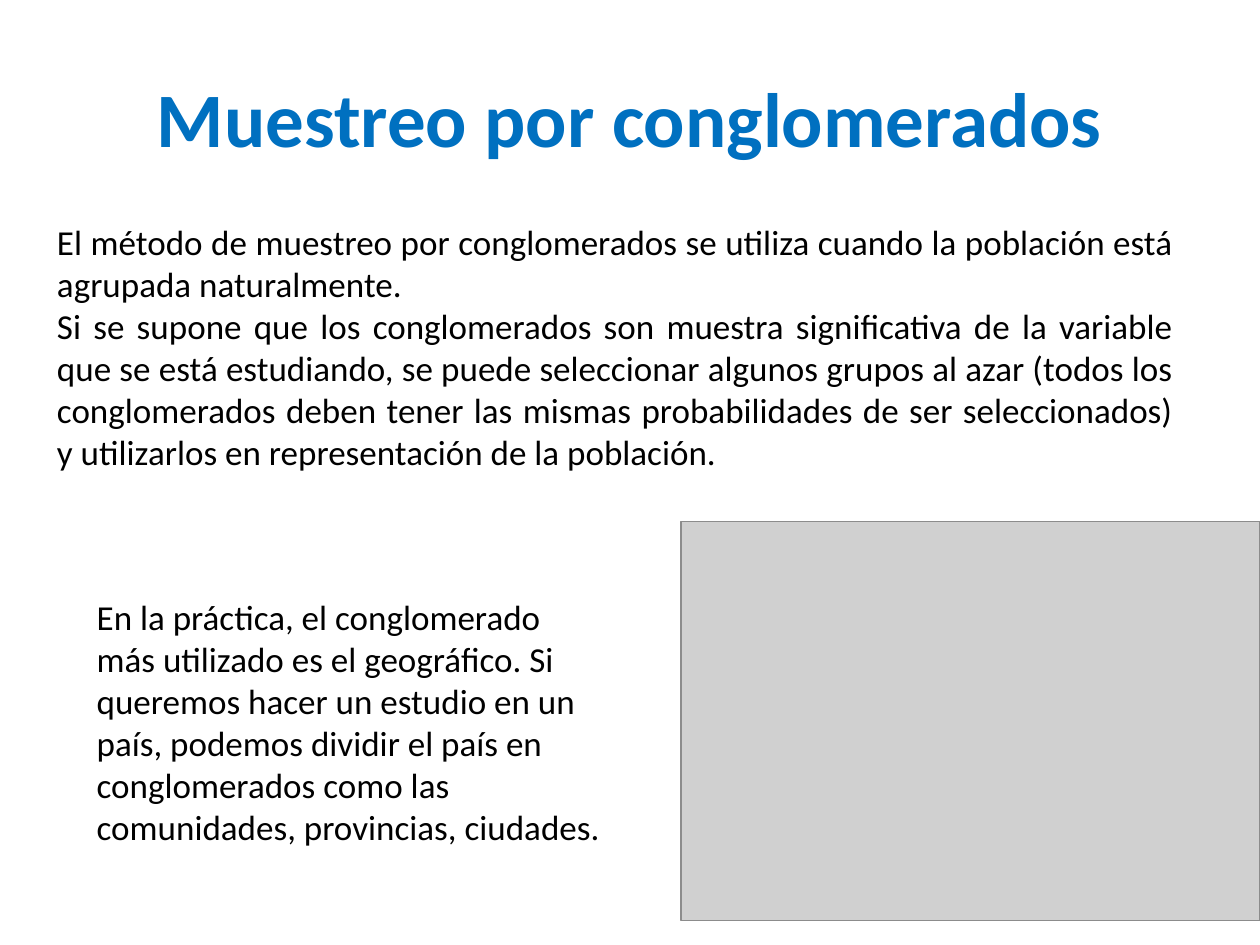
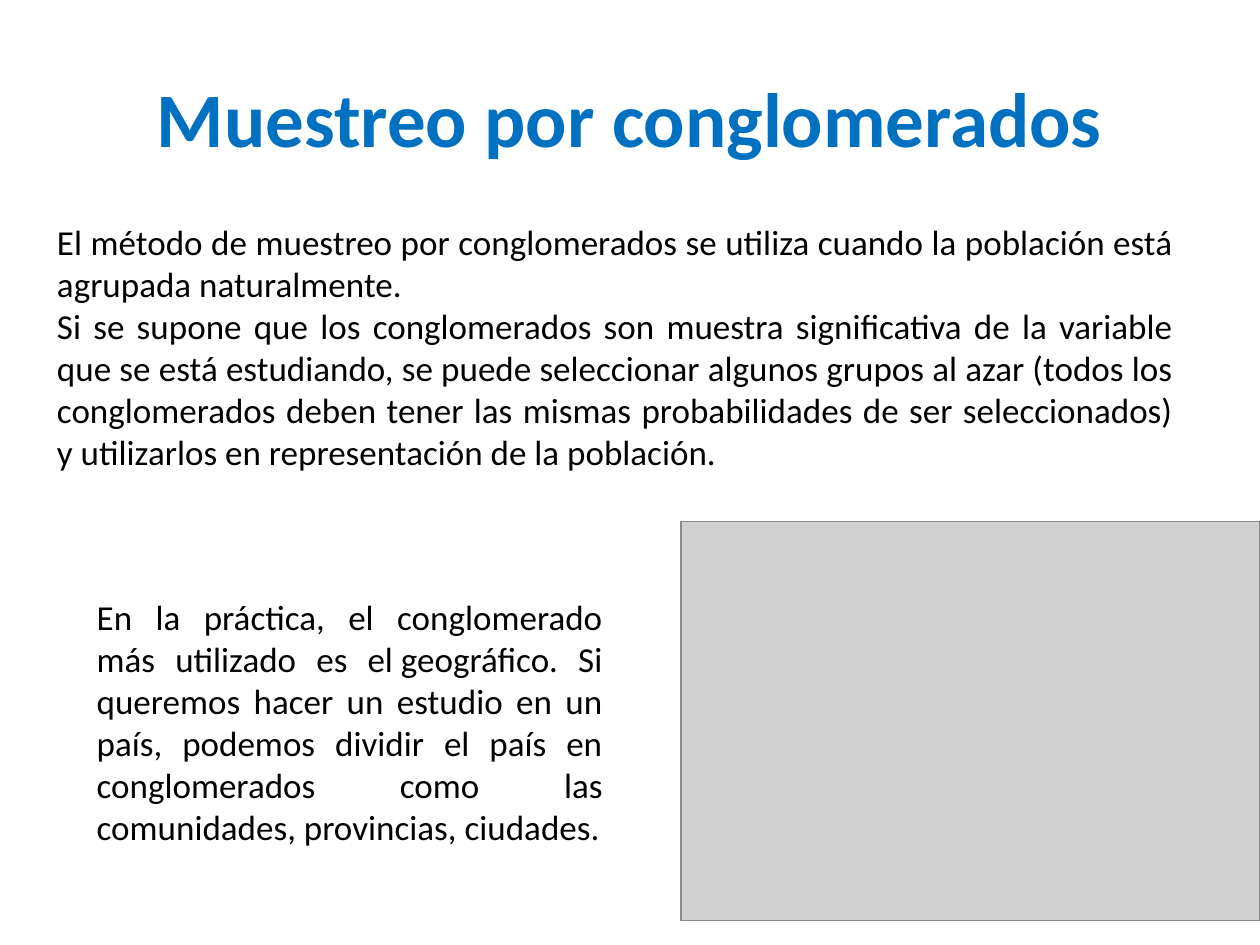
Before and after one commit to estadisticaITM/estadisticaITM.github.io, a slide deck: slide 37 of Tamaños de muestra.pptx. Drawn at 1260x945 pixels with LibreOffice and Linux fonts; fonts in the diff are those of the drawing; grey boxes stand for pictures. Boxes give left, top, right and bottom in pixels: in the first picture for what was removed or moved away, otherwise in the second. Text is boxed around its words. In the diff, an @@ line names an element or a change of style, - is before the commit and + after.

```diff
--- a/Tamaños de muestra.pptx
+++ b/Tamaños de muestra.pptx
@@ text "En la práctica, el conglomerado ..." at box(97, 605, 602, 846): alignment left to justified @@
```
Also in this commit, not shown: 6 other slides changed, 4 slides added, 2 slides removed, 28 other files.
